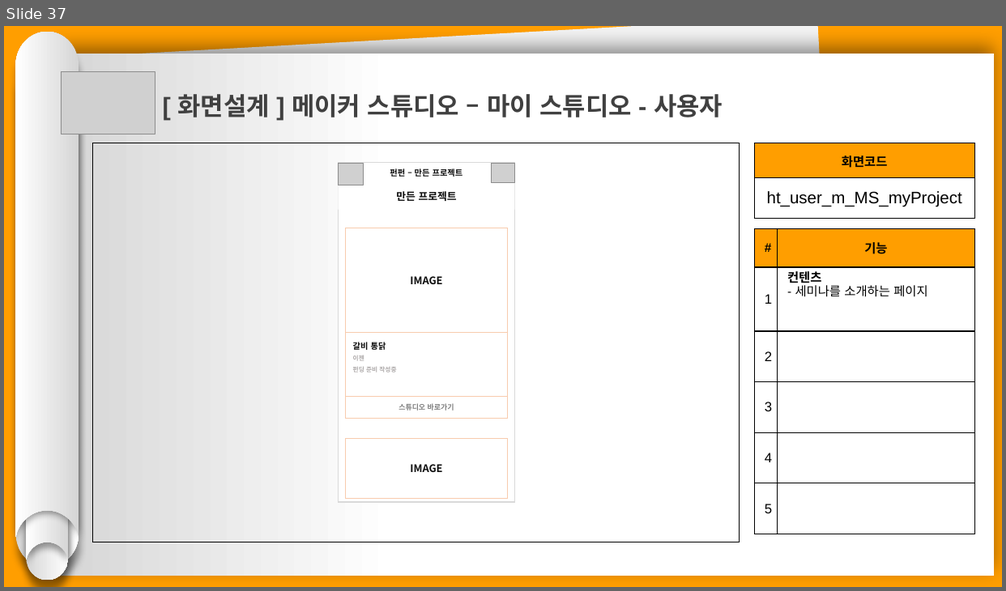
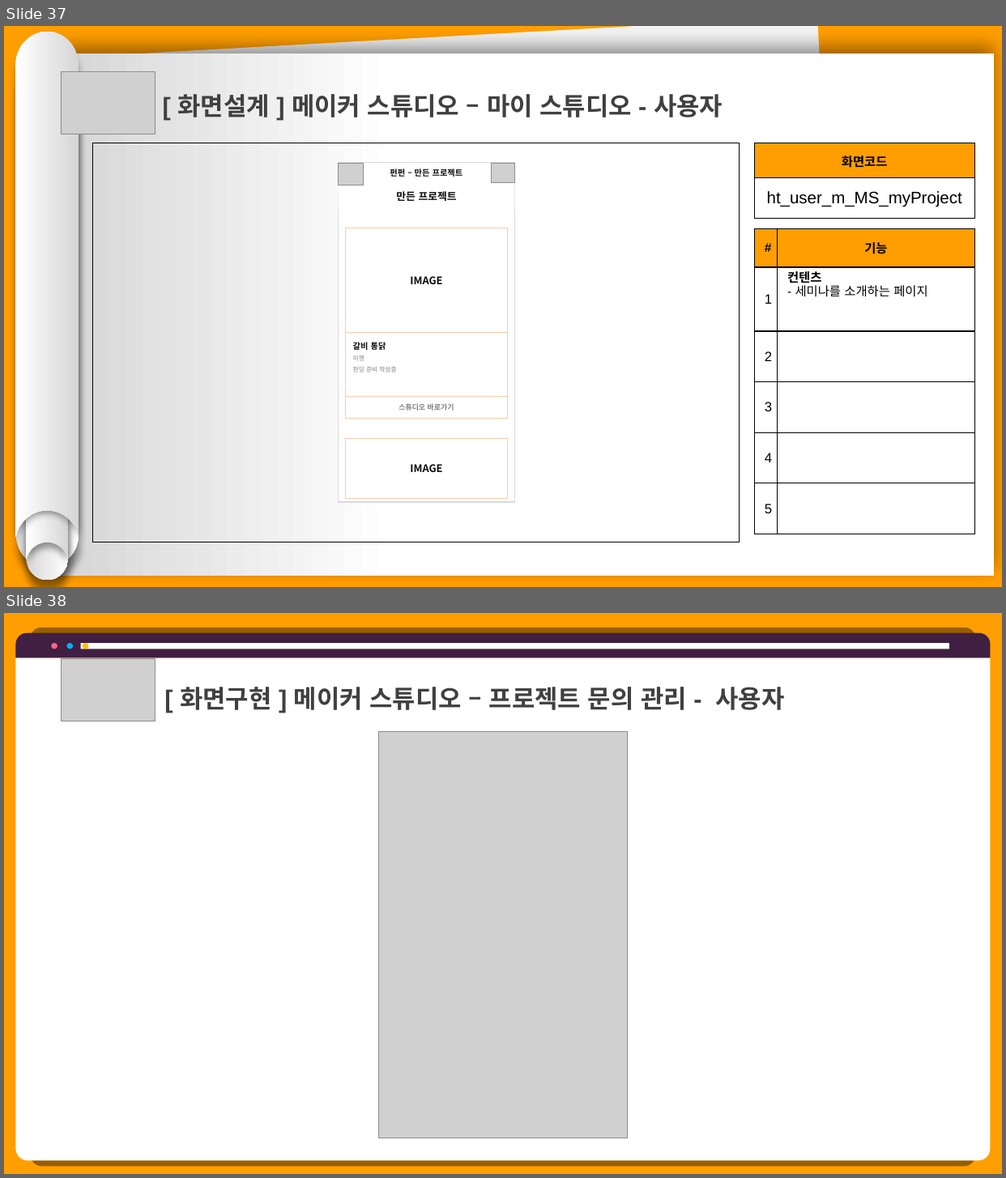
Before and after one commit to hhsw07/ezen-academy-projects, a slide deck: 0 발표용 파워포인트/project06 - 파워포인트 종합 - 현태.pptx. Shown one above the other, each under a label of ours: slide 37 before the commit, slides 37 and 38 after it. The pictures are 1006x591 and 1006x1178 pixels, drawn with LibreOffice and Linux fonts; fonts in the diff are those of the drawing; grey boxes stand for pictures. Boxes give left, top, right and bottom in pixels: in the first picture for what was removed or moved away, otherwise in the second. Text is boxed around its words. In the diff, an @@ line names an element or a change of style, - is before the commit and + after.

```diff
--- a/0 발표용 파워포인트/project06 - 파워포인트 종합 - 현태.pptx
+++ b/0 발표용 파워포인트/project06 - 파워포인트 종합 - 현태.pptx
@@ slide 38 added at [4,613,1002,1174], background #FF9E00 @@
@@ round same rect added at [16,633,991,658], fill #411F42 @@
@@ round same rect added at [16,658,991,1161], fill #FFFFFF @@
@@ ellipse added at [51,643,57,649], fill #FF6189 @@
@@ picture added at [61,658,155,722] @@
@@ ellipse added at [67,643,73,649], fill #00B0F0 @@
@@ rectangle added at [80,643,949,649], fill #FFFFFF @@
@@ ellipse added at [83,643,88,649], fill #FFC000 @@
@@ text added at [180,687,785,710], 24 pt, text #404040, bold @@
+[ 화면구현 ] 메이커 스튜디오 – 프로젝트 문의 관리 - 사용자
@@ picture added at [379,732,628,1139] @@
```
Also in this commit, not shown: 1 slide changed, 3 other slides added, 30 other files.
